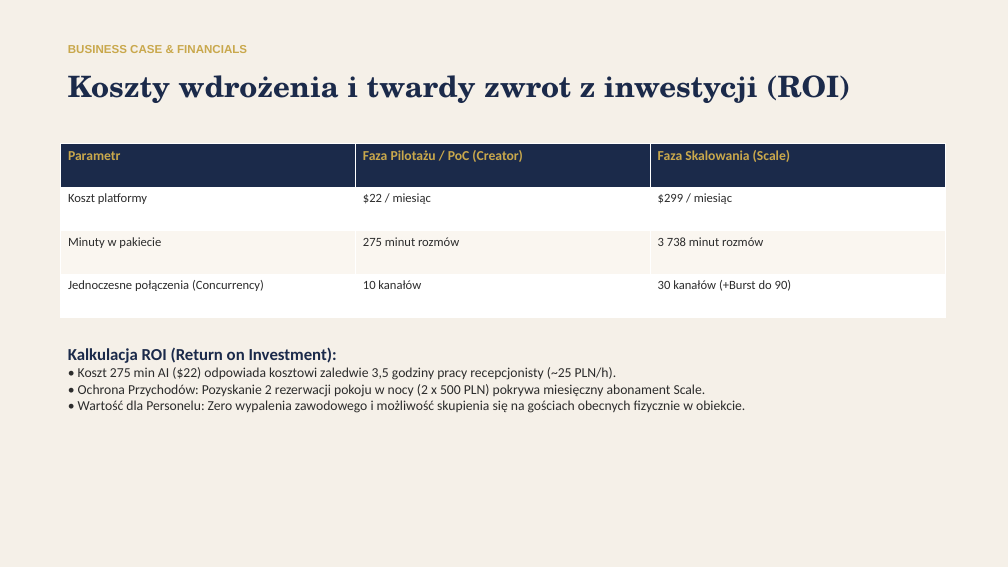
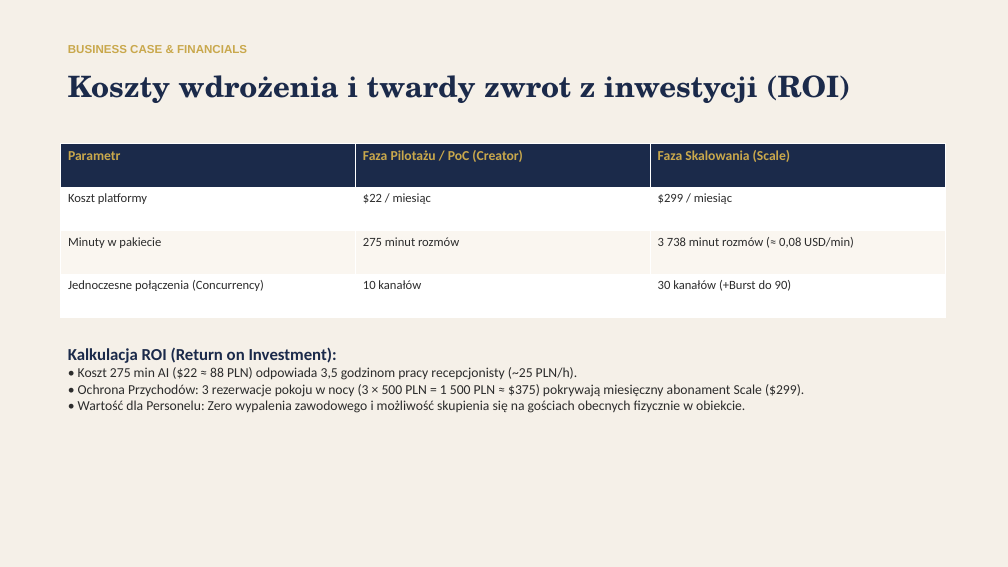
Before and after one commit to kpulka/Elevenlabs_SpaHotel_PoC, a slide deck: slide 12 of presentation/Bukowy_Dwor_Case_Study.pptx. Drawn at 1008x567 pixels with LibreOffice and Linux fonts; fonts in the diff are those of the drawing. Boxes give left, top, right and bottom in pixels: in the first picture for what was removed or moved away, otherwise in the second. Text is boxed around its words. In the diff, an @@ line names an element or a change of style, - is before the commit and + after.

```diff
--- a/presentation/Bukowy_Dwor_Case_Study.pptx
+++ b/presentation/Bukowy_Dwor_Case_Study.pptx
@@ table at (60, 144, 945, 318) @@
-row 3, column 3: 3 738 minut rozmów
+row 3, column 3: 3 738 minut rozmów (≈ 0,08 USD/min)
@@ text at (78, 367, 804, 413): text changed @@
-• Koszt 275 min AI ($22) odpowiada kosztowi zaledwie 3,5 godziny pracy recepcjonisty (~25 PLN/h).
-• Ochrona Przychodów: Pozyskanie 2 rezerwacji pokoju w nocy (2 x 500 PLN) pokrywa miesięczny abonament Scale.
-• Wartość dla Personelu: Zero wypalenia zawodowego i możliwość skupienia się na gościach obecnych fizycznie w obiekcie.
+• Koszt 275 min AI ($22 ≈ 88 PLN) odpowiada 3,5 godzinom pracy recepcjonisty (~25 PLN/h).
+• Ochrona Przychodów: 3 rezerwacje pokoju w nocy (3 × 500 PLN = 1 500 PLN ≈ $375) pokrywają miesięczny abonament Scale ($299).
+• Wartość dla Personelu: Zero wypalenia zawodowego i możliwość skupienia się na gościach obecnych fizycznie w obiekcie.
```
Also in this commit, not shown: 10 other files.
